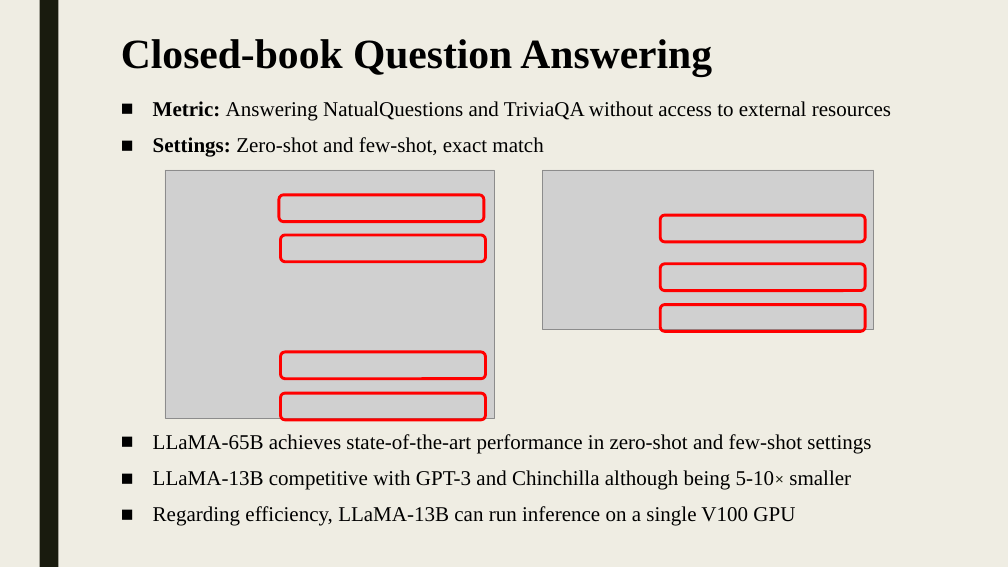
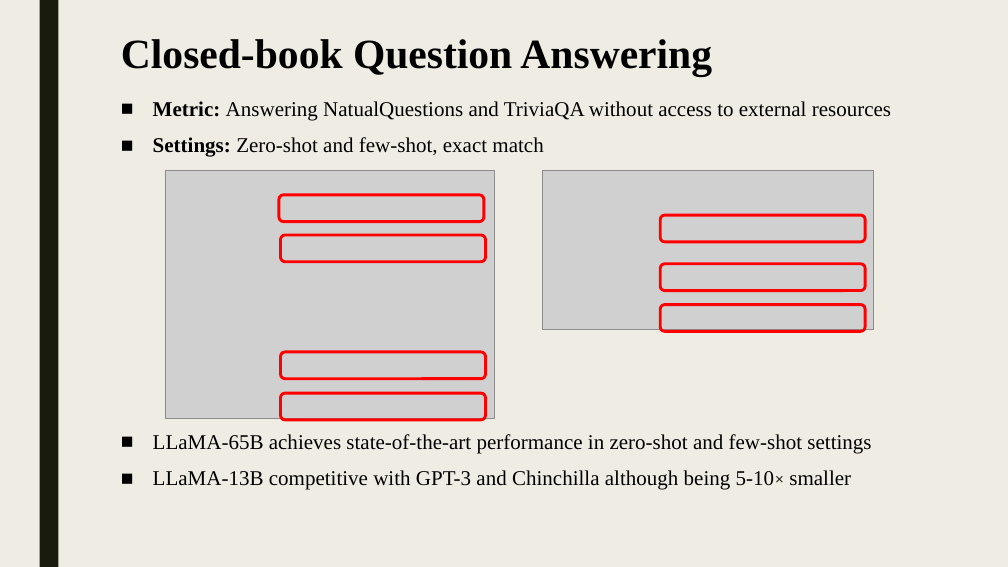
Before and after one commit to shlomi1993/llm-from-scratch, a slide deck: slide 11 of presentation/Lecture Slides.pptx. Drawn at 1008x567 pixels with LibreOffice and Linux fonts; fonts in the diff are those of the drawing; grey boxes stand for pictures. Boxes give left, top, right and bottom in pixels: in the first picture for what was removed or moved away, otherwise in the second. Text is boxed around its words. In the diff, an @@ line names an element or a change of style, - is before the commit and + after.

```diff
--- a/presentation/Lecture Slides.pptx
+++ b/presentation/Lecture Slides.pptx
@@ text at [153,506,795,526]: paragraph removed @@
-■ Regarding efficiency, LLaMA-13B can run inference on a single V100 GPU
```
Also in this commit, not shown: 1 other file.
